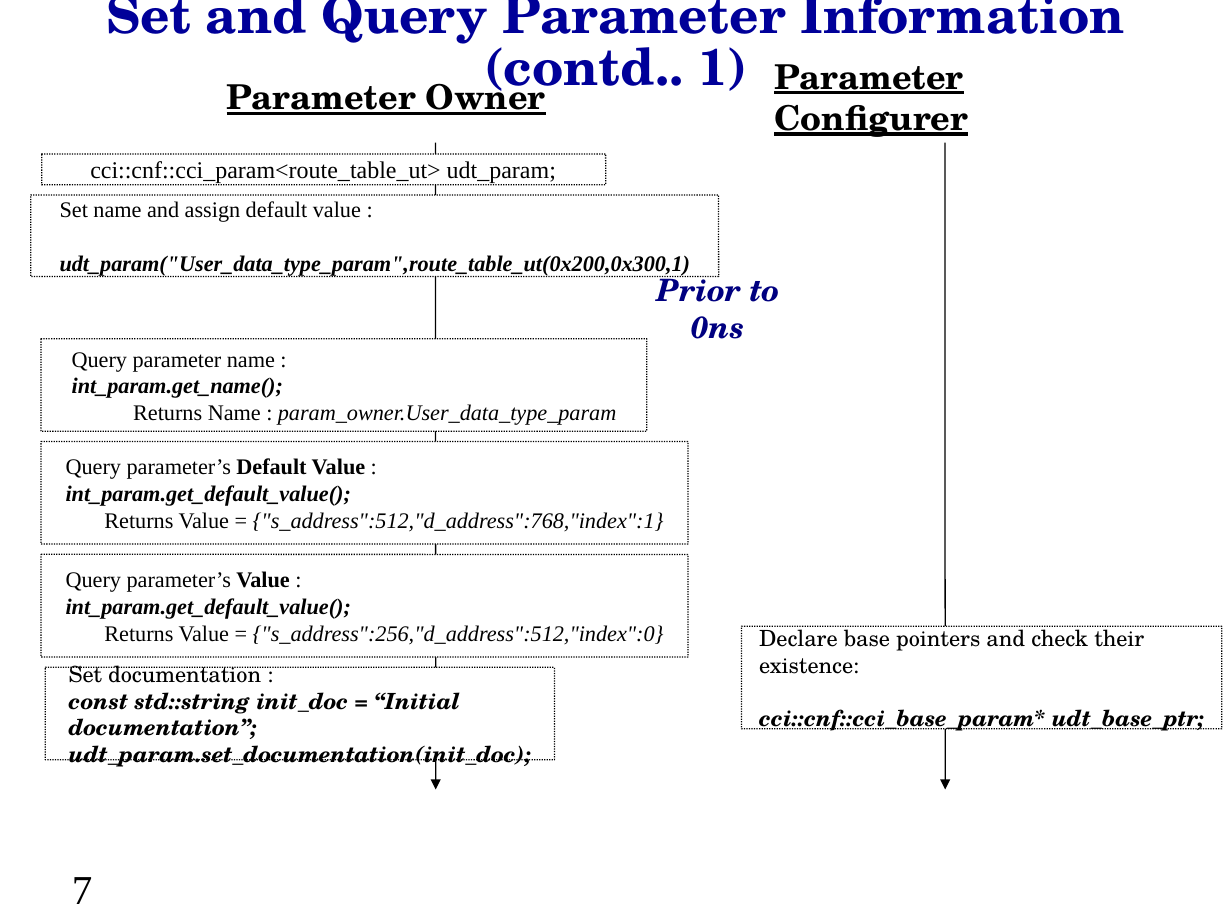
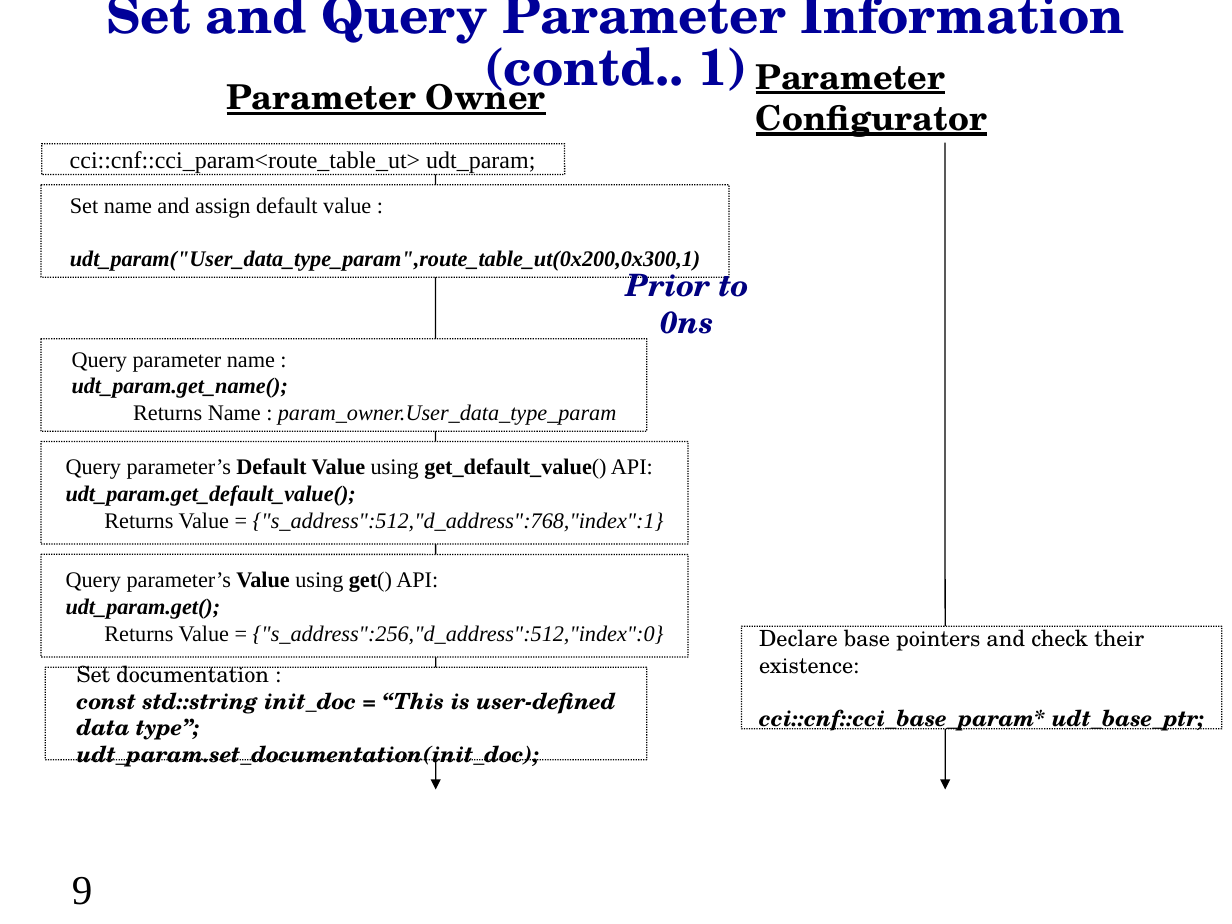
Before and after one commit to accellera-official/cci, a slide deck: slide 9 of examples/ex16_User_Defined_Data_Type/docs/ex16_User_Defined_Data_Type.ppt (slide 7 before the commit). Drawn at 1232x924 pixels with LibreOffice and Linux fonts; fonts in the diff are those of the drawing; background and template pictures are left out. Boxes give left, top, right and bottom in pixels: in the first picture for what was removed or moved away, otherwise in the second. Text is boxed around its words. In the diff, an @@ line names an element or a change of style, - is before the commit and + after.

```diff
--- a/examples/ex16_User_Defined_Data_Type/docs/ex16_User_Defined_Data_Type.ppt
+++ b/examples/ex16_User_Defined_Data_Type/docs/ex16_User_Defined_Data_Type.ppt
@@ text at (756,64,987,137): text changed @@
-Parameter Configurer
+Parameter Configurator
@@ rounded rectangle "cci::cnf::cci_param<route_table_ut> udt_param;": place and size @@
-rounded rectangle "cci::cnf::cci_param<route_table_ut> udt_param;" at (42,154,606,185)
+rounded rectangle "cci::cnf::cci_param<route_table_ut> udt_param;" at (42,144,564,175)
@@ rounded rectangle "Set name and assign default ...": place and size @@
-rounded rectangle "Set name and assign default ..." at (31,195,718,276)
+rounded rectangle "Set name and assign default ..." at (41,185,728,277)
@@ text "Prior to 0ns": place and size @@
-text "Prior to 0ns" at (656,270,780,339)
+text "Prior to 0ns" at (626,265,749,334)
@@ text in rounded rectangle at (72,377,288,398): text changed @@
-int_param.get_name();
+udt_param.get_name();
@@ text in rounded rectangle at (66,458,653,506): text changed; italic off @@
-Query parameter’s Default Value :
-int_param.get_default_value();
+Query parameter’s Default Value using get_default_value() API:
+udt_param.get_default_value();
@@ text in rounded rectangle at (66,571,438,619): text changed; bold off; italic off @@
-Query parameter’s Value :
-int_param.get_default_value();
+Query parameter’s Value using get() API:
+udt_param.get();
@@ rounded rectangle "Set documentation :": place and size @@
-rounded rectangle "Set documentation :" at (46,668,554,760)
+rounded rectangle "Set documentation :" at (46,668,647,760)
@@ text in rounded rectangle at (77,692,615,740): text changed @@
-const std::string init_doc = “Initial documentation”;
+const std::string init_doc = “This is user-defined data type”;
@@ page number at (72,876,93,905): text changed @@
-7
+9
```
Also in this commit, not shown: 9 other slides changed, 4 slides added, 1 slide removed, 35 other files.
